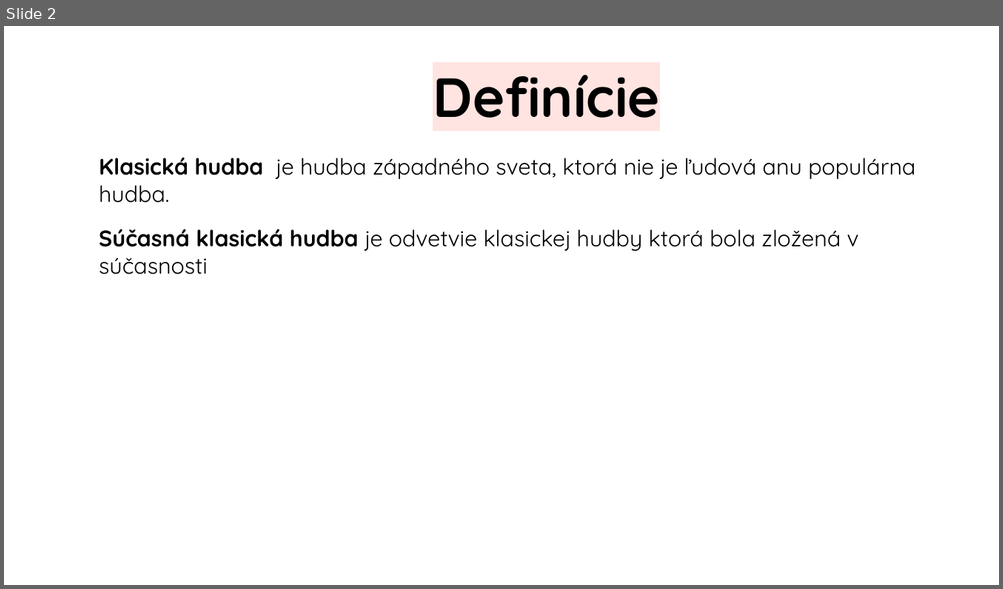
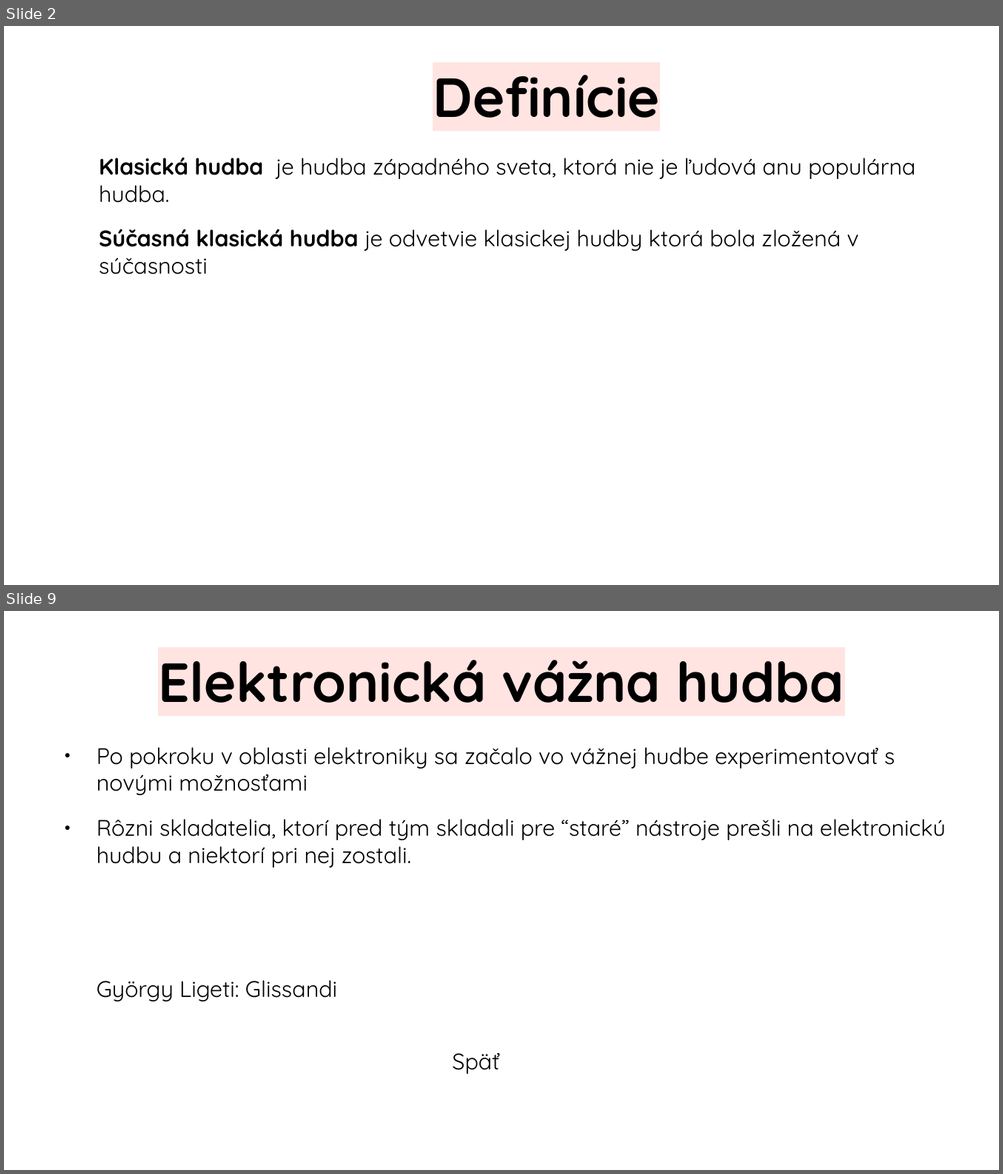
Before and after one commit to jenca-adam/skolskeveci, a slide deck: hudobna/sucasna-vazna-hudba/prezentazia.odp. Shown one above the other, each under a label of ours: slide 2 before the commit, slides 2 and 9 after it; the slides between them are not shown. The pictures are 1003x589 and 1003x1174 pixels, drawn with LibreOffice and Linux fonts; fonts in the diff are those of the drawing. Boxes give left, top, right and bottom in pixels: in the first picture for what was removed or moved away, otherwise in the second. Text is boxed around its words. In the diff, an @@ line names an element or a change of style, - is before the commit and + after.

```diff
--- a/hudobna/sucasna-vazna-hudba/prezentazia.odp
+++ b/hudobna/sucasna-vazna-hudba/prezentazia.odp
@@ slide 9 added at (4,611,999,1170), background #FFFFFF @@
@@ title added at (158,660,844,703), 44 pt, text #000000, bold @@
+Elektronická vážna hudba
@@ text added at (96,747,945,1002), 18 pt, text #000000 @@
+● Po pokroku v oblasti elektroniky sa začalo vo vážnej hudbe experimentovať s novými možnosťami
+● Rôzni skladatelia, ktorí pred tým skladali pre “staré” nástroje prešli na elektronickú hudbu a niektorí pri nej zostali.
+György Ligeti: Glissandi
@@ text added at (452,1054,499,1074), 18 pt, text #000000 @@
+Späť
```
Also in this commit, not shown: 3 slides changed, 10 other slides added, 13 other files.
